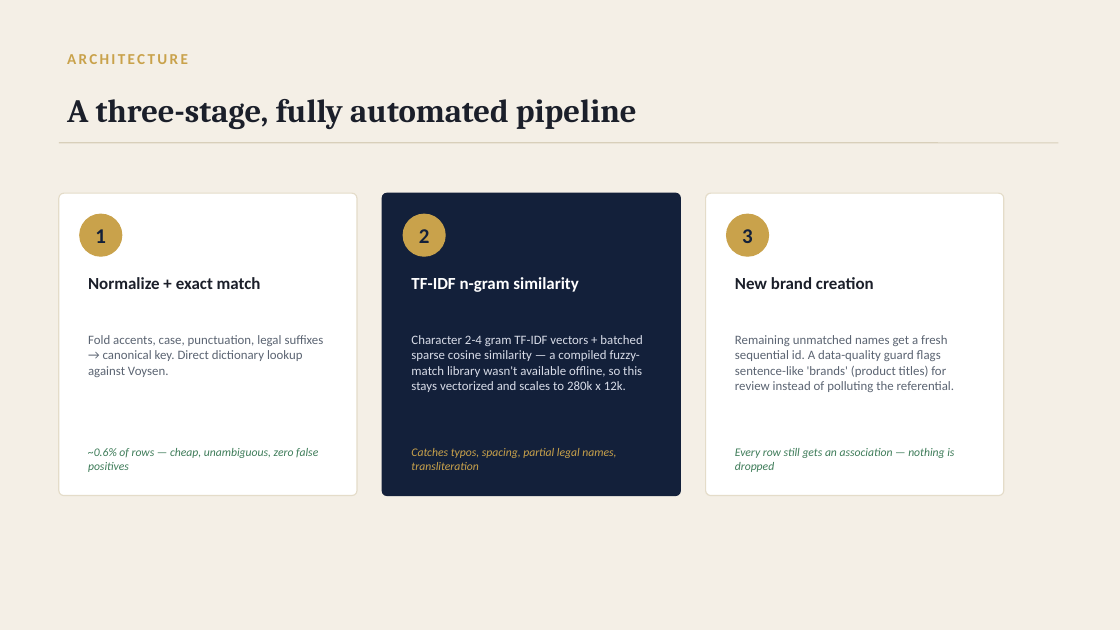
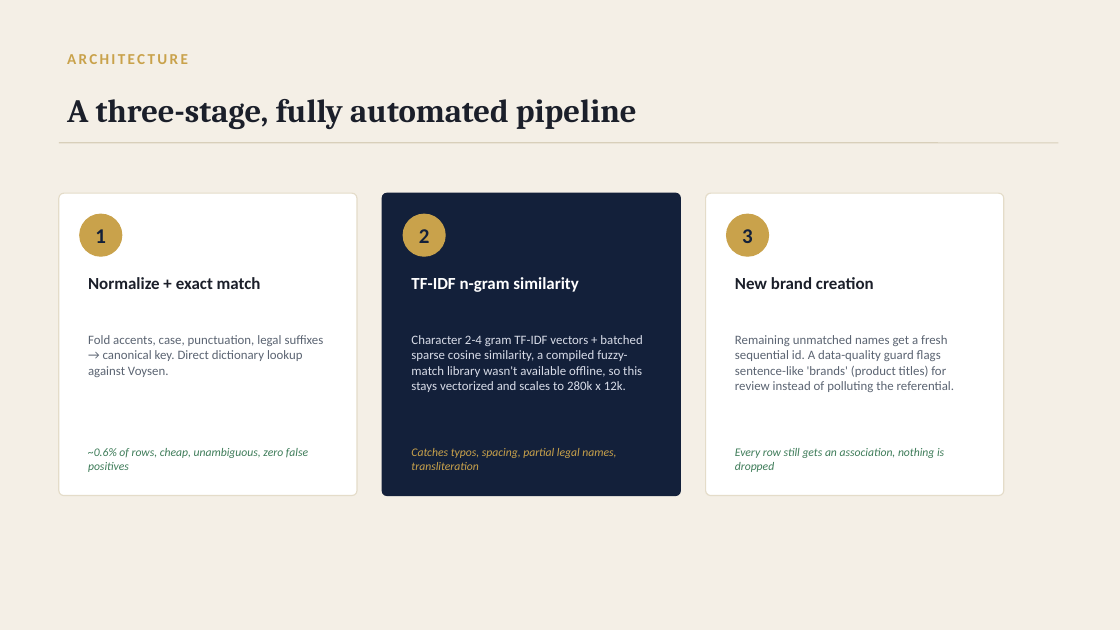
Before and after one commit to Ayoub-etoullali/voysen-brand-matching, a slide deck: slide 4 of Voysen_Brand_Matching_Presentation.pptx. Drawn at 1120x630 pixels with LibreOffice and Linux fonts; fonts in the diff are those of the drawing. Boxes give left, top, right and bottom in pixels: in the first picture for what was removed or moved away, otherwise in the second. Text is boxed around its words. In the diff, an @@ line names an element or a change of style, - is before the commit and + after.

```diff
--- a/Voysen_Brand_Matching_Presentation.pptx
+++ b/Voysen_Brand_Matching_Presentation.pptx
@@ text at bbox=[411, 335, 642, 392]: text changed @@
-Character 2-4 gram TF-IDF vectors + batched sparse cosine similarity — a compiled fuzzy-match library wasn't available offline, so this stays vectorized and scales to 280k x 12k.
+Character 2-4 gram TF-IDF vectors + batched sparse cosine similarity, a compiled fuzzy-match library wasn't available offline, so this stays vectorized and scales to 280k x 12k.
@@ text at bbox=[88, 448, 308, 472]: text changed @@
-~0.6% of rows — cheap, unambiguous, zero false positives
+~0.6% of rows, cheap, unambiguous, zero false positives
@@ text at bbox=[735, 448, 944, 472]: text changed @@
-Every row still gets an association — nothing is dropped
+Every row still gets an association, nothing is dropped
```
Also in this commit, not shown: 7 other slides changed, 1 other file.
